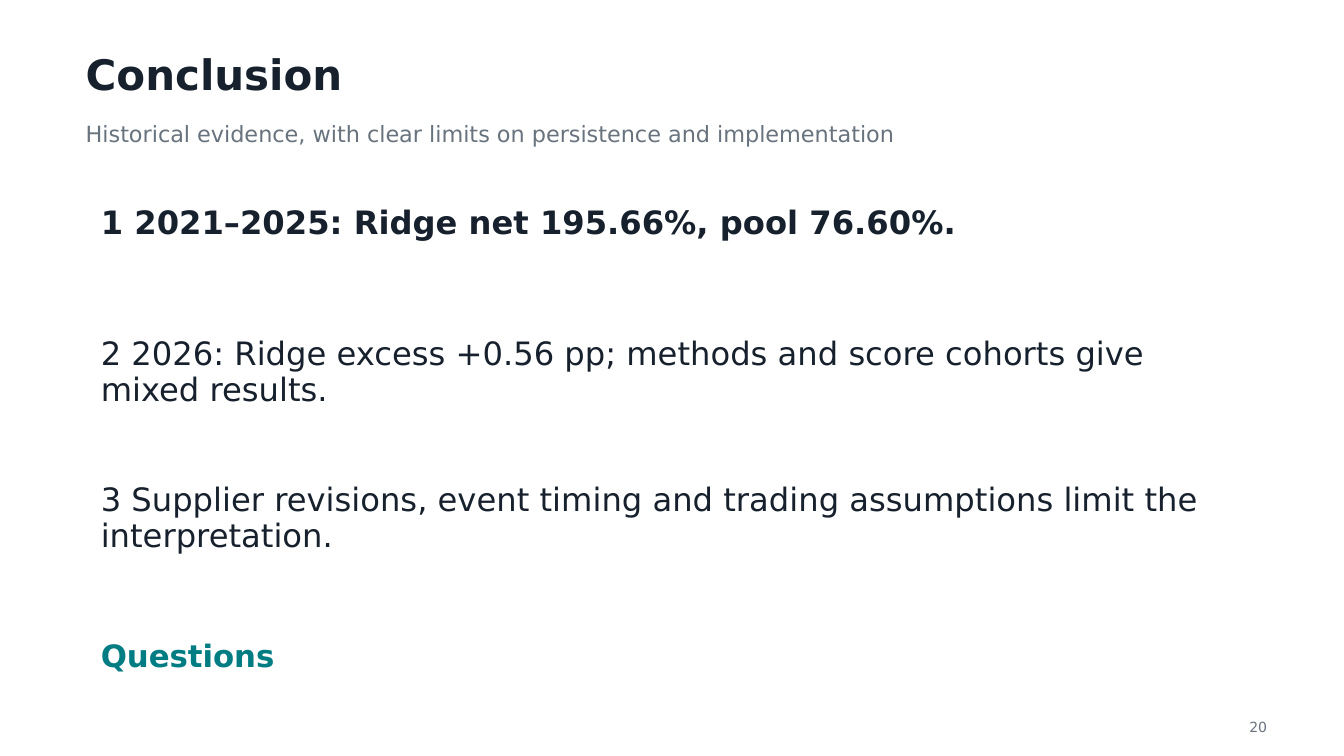
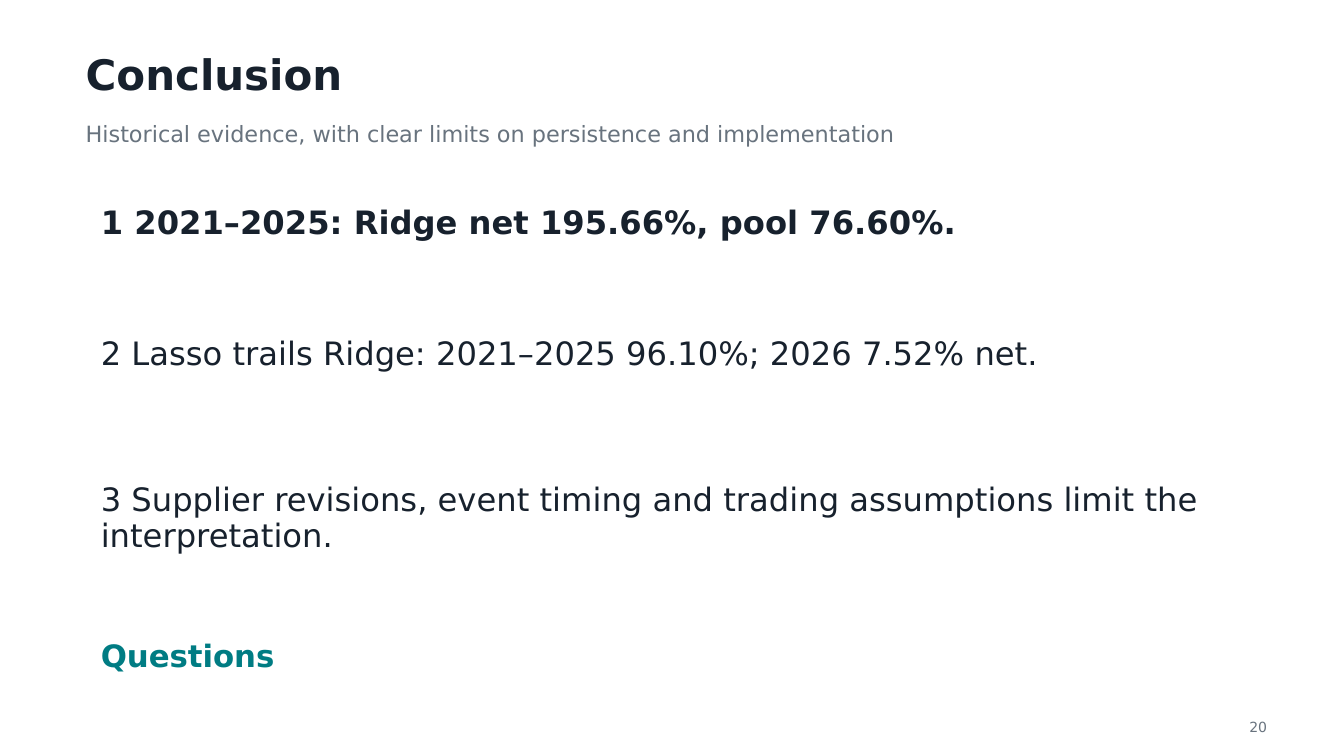
Before and after one commit to smallwhite1909/Investment-Group9, a slide deck: slide 20 of Presentation_Group9.pptx. Drawn at 1344x756 pixels with LibreOffice and Linux fonts; fonts in the diff are those of the drawing. Boxes give left, top, right and bottom in pixels: in the first picture for what was removed or moved away, otherwise in the second. Text is boxed around its words. In the diff, an @@ line names an element or a change of style, - is before the commit and + after.

```diff
--- a/Presentation_Group9.pptx
+++ b/Presentation_Group9.pptx
@@ text at (x1=101, y1=340, x2=1038, y2=371): text changed @@
-2 2026: Ridge excess +0.56 pp; methods and score cohorts give
-mixed results.
+2 Lasso trails Ridge: 2021–2025 96.10%; 2026 7.52% net.
```
Also in this commit, not shown: 3 other slides changed, 1 slide added, 1 slide removed, 9 other files.
